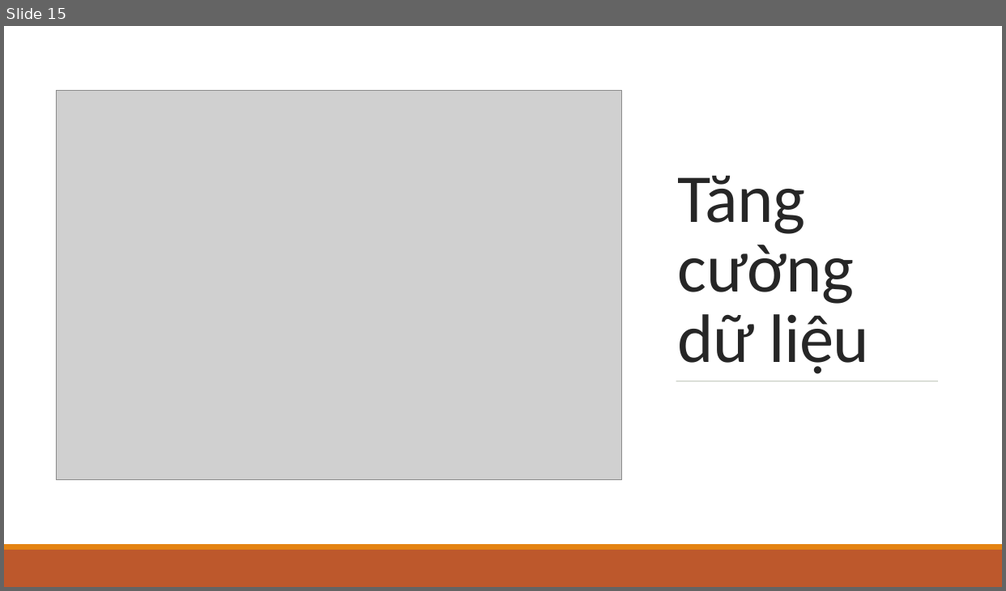
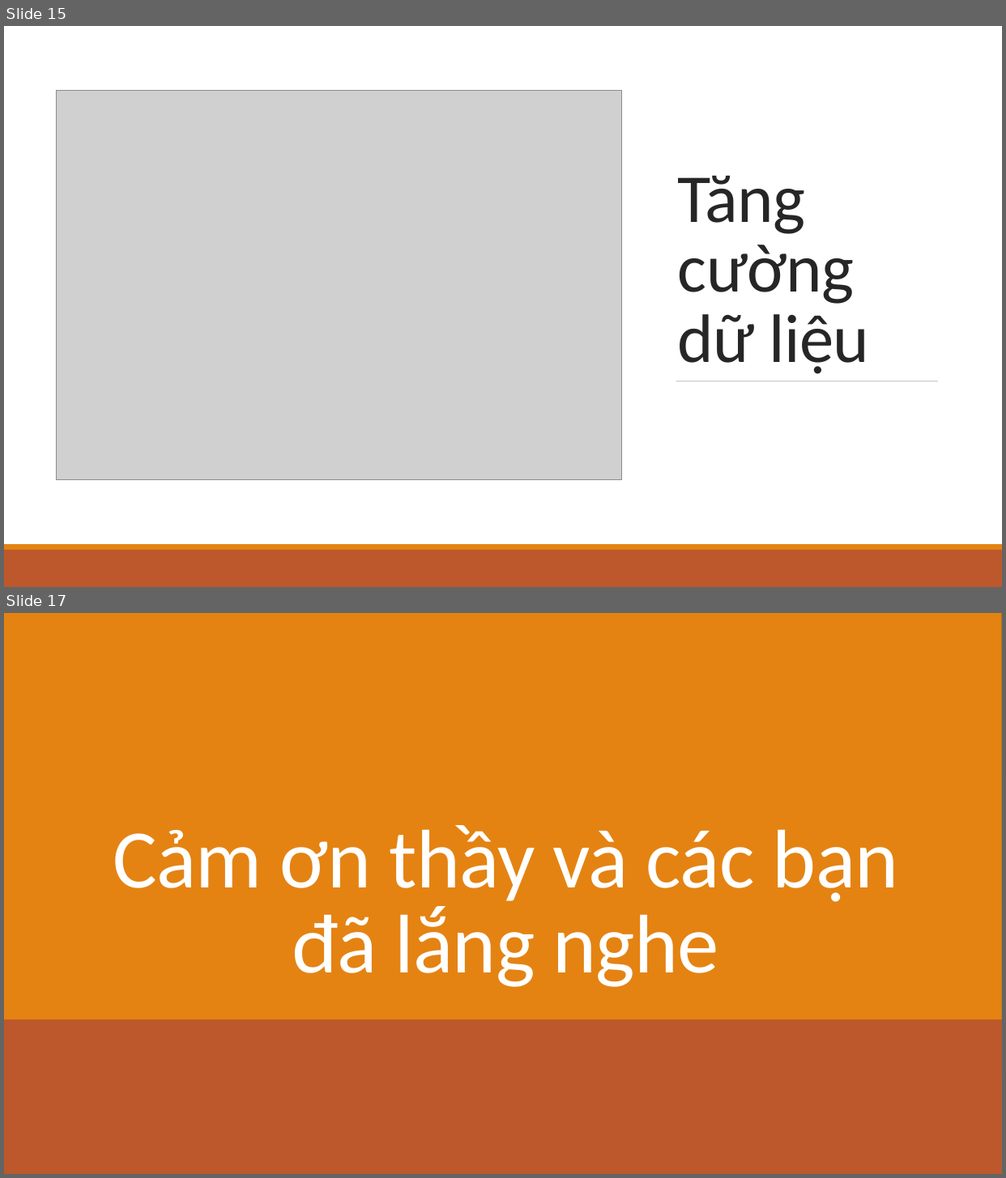
Before and after one commit to hoangphuc1998/DataScienceFinalProject, a slide deck: DataScience.pptx. Shown one above the other, each under a label of ours: slide 15 before the commit, slides 15 and 17 after it; the slides between them are not shown. The pictures are 1006x591 and 1006x1178 pixels, drawn with LibreOffice and Linux fonts; fonts in the diff are those of the drawing; grey boxes stand for pictures. Boxes give left, top, right and bottom in pixels: in the first picture for what was removed or moved away, otherwise in the second. Text is boxed around its words. In the diff, an @@ line names an element or a change of style, - is before the commit and + after.

```diff
--- a/DataScience.pptx
+++ b/DataScience.pptx
@@ slide 17 added at [4,613,1002,1174], background gradient #6F7F5D to #5A6A46 to #485439 @@
@@ rectangle added at [4,613,1002,1174], fill gradient #6F7F5D to #5A6A46 to #485439 @@
@@ rectangle added at [4,613,1002,1020], fill #E48312 @@
@@ title added at [113,825,899,987], 80 pt, text #FFFFFF @@
+Cảm ơn thầy và các bạn đã lắng nghe
@@ rectangle added at [4,1016,1002,1021], fill #E48312 @@
@@ rectangle added at [4,1019,1002,1174], fill #BD582C @@
@@ rectangle added at [4,1137,1002,1174], fill #BD582C @@
@@ rectangle added at [4,1131,1002,1137], fill #E48312 @@
```
Also in this commit, not shown: 1 slide changed, 1 other slide added, 1 slide removed, 1 other file.
